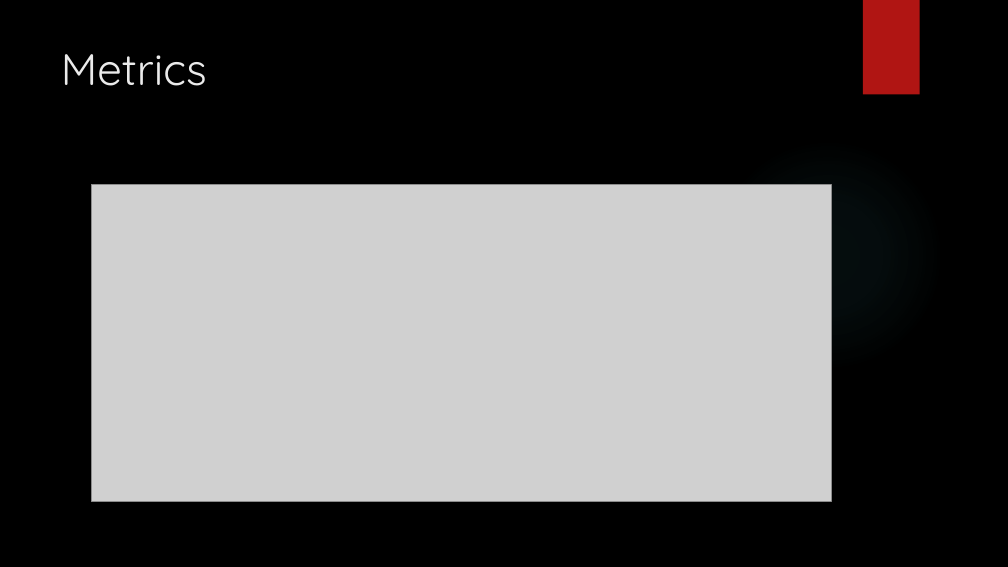
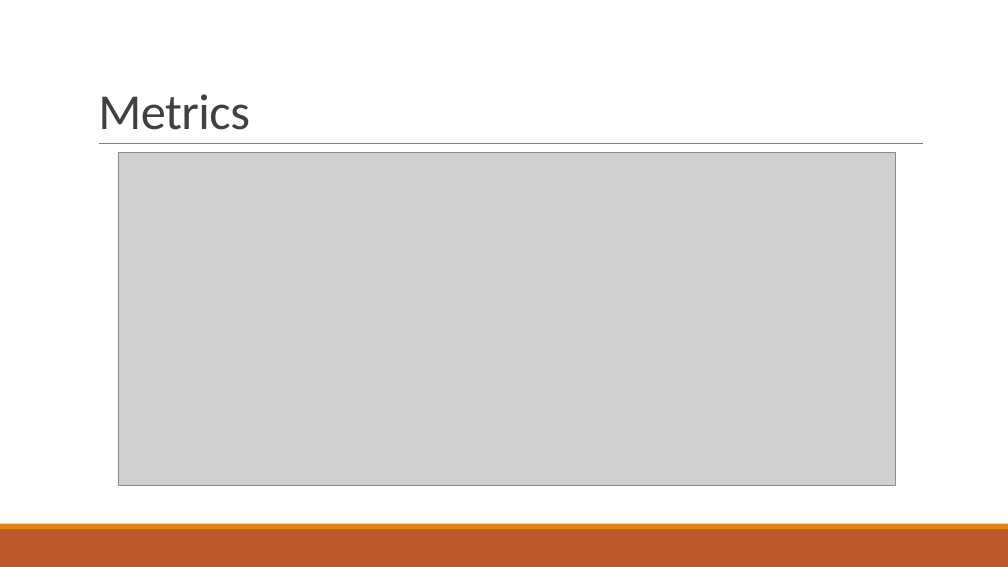
Before and after one commit to 3schwartz/StudyGroup, a slide deck: slide 6 of Outbox/Optimize Outbox pattern.pptx. Drawn at 1008x567 pixels with LibreOffice and Linux fonts; fonts in the diff are those of the drawing; grey boxes stand for pictures; background and template pictures are left out. Boxes give left, top, right and bottom in pixels: in the first picture for what was removed or moved away, otherwise in the second. Text is boxed around its words. In the diff, an @@ line names an element or a change of style, - is before the commit and + after.

Commit message:
Update design

```diff
--- a/Outbox/Optimize Outbox pattern.pptx
+++ b/Outbox/Optimize Outbox pattern.pptx
@@ background picture (left out) to #FFFFFF @@
@@ title "Metrics": place and size @@
-title "Metrics" at (61,54,207,86)
+title "Metrics" at (98,94,250,130)
@@ title "Metrics" at (98,94,250,130): size 42 to 48 pt, font Quicksand to Calibri, text colour #EBEBEB to #404040, letter spacing 0 to -0.5 pt; line spacing 1 to 0.85; vertical alignment top to bottom @@
@@ rectangle removed at (863,0,920,95) @@
@@ line added from (99, 144) to (923, 144), #808080 0.5 pt @@
@@ ellipse removed at (712,138,944,371) @@
@@ picture: place and size @@
-picture at (91,185,831,502)
+picture at (118,153,895,485)
@@ rectangle added at (0,529,1008,567), fill #BD582C @@
@@ rectangle added at (0,524,1008,529), fill #E48312 @@
```
Also in this commit, not shown: 9 other slides changed.
